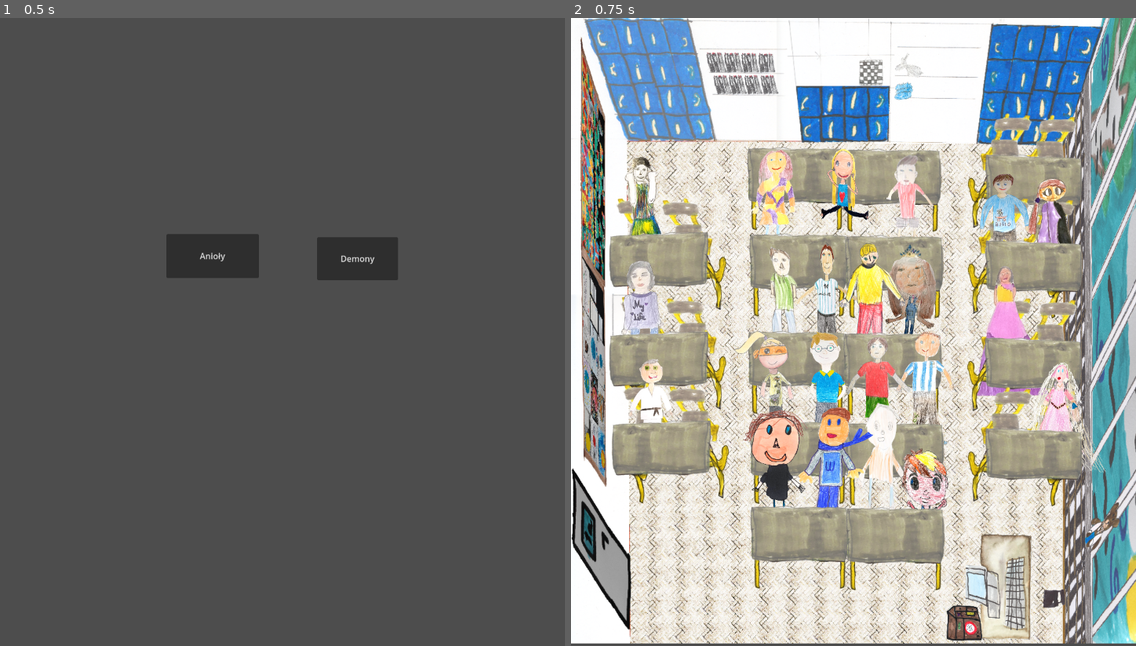
Above: before the commit, frames 1-2 (left to right).
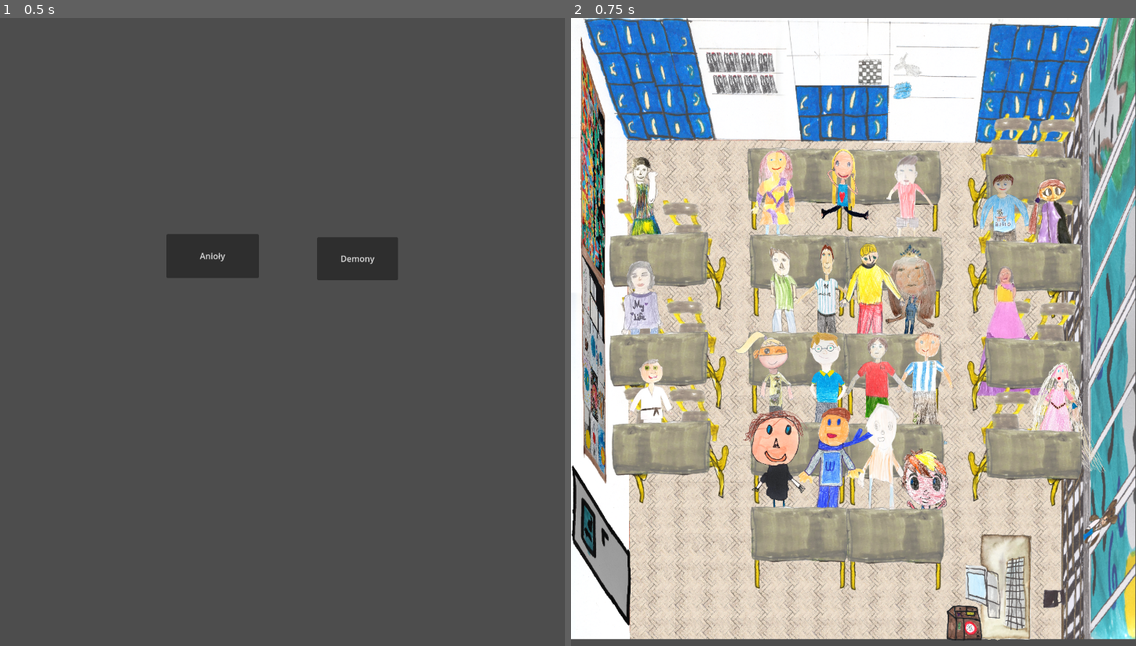
Above: after the commit, the same moments.

Repository: Whyshchuck/Laurka-2026
Game: Godot game, scene res://mode_selection.tscn
The game is run twice, just before and just after one commit, with the same random seed, the same clock (stepped at 60 frames per second) and the same inputs.
Inputs:
- Up to frame 1 (0.5 s): no input
- Up to frame 2 (0.75 s): click "Anioły" at 0.5 s

Frame 1 is identical in both runs. In frame 2, 31% of the frame differs, in the area x 0-100%, y 0-100%.

Commit message:
background update

Diff:
--- a/classroom.tscn
+++ b/classroom.tscn
@@ -72,7 +72,7 @@
 offset_top = -54.0
 offset_right = 1080.0
 offset_bottom = 1410.0
-scale = Vector2(0.996595, 0.836688)
+scale = Vector2(0.993284, 0.831165)
 texture = ExtResource("3_i34hi")
 expand_mode = 4
 
@@ -474,97 +474,77 @@
 [node name="AudioStreamPlayer" type="AudioStreamPlayer" parent="Pupils/Jasiek"]
 stream = ExtResource("25_fslkb")
 
+[node name="DeskCenter3" parent="Pupils" instance=ExtResource("3_dju2y")]
+z_as_relative = false
+position = Vector2(335, 689)
+
+[node name="DeskCenter2" parent="Pupils" instance=ExtResource("3_dju2y")]
+z_as_relative = false
+position = Vector2(338, 503)
+
+[node name="DeskCenter1" parent="Pupils" instance=ExtResource("3_dju2y")]
+z_as_relative = false
+position = Vector2(334, 338)
+
+[node name="DeskCenter4" parent="Pupils" instance=ExtResource("3_dju2y")]
+z_as_relative = false
+position = Vector2(339, 861)
+
+[node name="DeskCenter5" parent="Pupils" instance=ExtResource("3_dju2y")]
+z_as_relative = false
+position = Vector2(340, 1023)
+
+[node name="DeskLeft" parent="Pupils" instance=ExtResource("2_pq1j3")]
+z_as_relative = false
+position = Vector2(69, 489)
+
+[node name="DeskLeft3" parent="Pupils" instance=ExtResource("2_pq1j3")]
+position = Vector2(69, 679)
+
+[node name="DeskLeft4" parent="Pupils" instance=ExtResource("2_pq1j3")]
+position = Vector2(74, 849)
+
+[node name="DeskLeft2" parent="Pupils" instance=ExtResource("4_5aa18")]
+position = Vector2(777, 965)
+collision_layer = 2
+
+[node name="DeskRight" parent="Pupils" instance=ExtResource("5_6e7js")]
+position = Vector2(782, 335)
+
+[node name="DeskRight2" parent="Pupils" instance=ExtResource("5_6e7js")]
+position = Vector2(782, 499)
+
+[node name="DeskRight3" parent="Pupils" instance=ExtResource("5_6e7js")]
+position = Vector2(781, 685)
+
+[node name="DeskRight4" parent="Pupils" instance=ExtResource("5_6e7js")]
+z_as_relative = false
+position = Vector2(782, 858)
+
+[node name="ChairRight1" parent="Pupils" instance=ExtResource("39_fl1xt")]
+position = Vector2(777, 589)
+
+[node name="ChairRight2" parent="Pupils" instance=ExtResource("39_fl1xt")]
+position = Vector2(777, 762)
+
+[node name="ChairRight3" parent="Pupils" instance=ExtResource("39_fl1xt")]
+position = Vector2(776, 239)
+
+[node name="ChairRight4" parent="Pupils" instance=ExtResource("39_fl1xt")]
+position = Vector2(772, 398)
+
+[node name="ChairLeft1" parent="Pupils" instance=ExtResource("40_onxaf")]
+position = Vector2(94, 754)
+
+[node name="ChairLeft2" parent="Pupils" instance=ExtResource("40_onxaf")]
+position = Vector2(89, 586)
+
+[node name="ChairLeft3" parent="Pupils" instance=ExtResource("40_onxaf")]
+position = Vector2(81, 398)
+
 [node name="NavigationRegion2D" type="NavigationRegion2D" parent="."]
 unique_name_in_owner = true
 y_sort_enabled = true
 position = Vector2(2, 0)
 scale = Vector2(1.00378, 0.843547)
 navigation_polygon = SubResource("NavigationPolygon_0hcv4")
-
-[node name="DeskCenter3" parent="NavigationRegion2D" instance=ExtResource("3_dju2y")]
-z_as_relative = false
-position = Vector2(331.747, 816.789)
-scale = Vector2(0.996238, 1.18547)
-
-[node name="DeskCenter2" parent="NavigationRegion2D" instance=ExtResource("3_dju2y")]
-z_as_relative = false
-position = Vector2(334.736, 596.292)
-scale = Vector2(0.996238, 1.18547)
-
-[node name="DeskCenter1" parent="NavigationRegion2D" instance=ExtResource("3_dju2y")]
-z_as_relative = false
-position = Vector2(330.751, 400.689)
-scale = Vector2(0.996238, 1.18547)
-
-[node name="DeskCenter4" parent="NavigationRegion2D" instance=ExtResource("3_dju2y")]
-z_as_relative = false
-position = Vector2(335.732, 1020.69)
-scale = Vector2(0.996238, 1.18547)
-
-[node name="DeskCenter5" parent="NavigationRegion2D" instance=ExtResource("3_dju2y")]
-z_as_relative = false
-position = Vector2(336.728, 1212.74)
-scale = Vector2(0.996238, 1.18547)
-
-[node name="DeskLeft" parent="NavigationRegion2D" instance=ExtResource("2_pq1j3")]
-z_as_relative = false
-position = Vector2(66.7479, 579.695)
-scale = Vector2(0.996238, 1.18547)
-
-[node name="DeskLeft3" parent="NavigationRegion2D" instance=ExtResource("2_pq1j3")]
-position = Vector2(66.7479, 804.935)
-scale = Vector2(0.996238, 1.18547)
-
-[node name="DeskLeft4" parent="NavigationRegion2D" instance=ExtResource("2_pq1j3")]
-position = Vector2(71.7291, 1006.46)
-scale = Vector2(0.996238, 1.18547)
-
-[node name="DeskLeft2" parent="NavigationRegion2D" instance=ExtResource("4_5aa18")]
-position = Vector2(772.084, 1143.98)
-scale = Vector2(0.996238, 1.18547)
-collision_layer = 2
-
-[node name="DeskRight" parent="NavigationRegion2D" instance=ExtResource("5_6e7js")]
-position = Vector2(777.066, 397.133)
-scale = Vector2(0.996238, 1.18547)
-
-[node name="DeskRight2" parent="NavigationRegion2D" instance=ExtResource("5_6e7js")]
-position = Vector2(777.066, 591.55)
-scale = Vector2(0.996238, 1.18547)
-
-[node name="DeskRight3" parent="NavigationRegion2D" instance=ExtResource("5_6e7js")]
-position = Vector2(776.069, 812.047)
-scale = Vector2(0.996238, 1.18547)
-
-[node name="DeskRight4" parent="NavigationRegion2D" instance=ExtResource("5_6e7js")]
-z_as_relative = false
-position = Vector2(777.066, 1017.13)
-scale = Vector2(0.996238, 1.18547)
-
-[node name="ChairRight1" parent="NavigationRegion2D" instance=ExtResource("39_fl1xt")]
-position = Vector2(772.084, 698.242)
-scale = Vector2(0.996238, 1.18547)
-
-[node name="ChairRight2" parent="NavigationRegion2D" instance=ExtResource("39_fl1xt")]
-position = Vector2(772.084, 903.329)
-scale = Vector2(0.996238, 1.18547)
-
-[node name="ChairRight3" parent="NavigationRegion2D" instance=ExtResource("39_fl1xt")]
-position = Vector2(771.088, 283.327)
-scale = Vector2(0.996238, 1.18547)
-
-[node name="ChairRight4" parent="NavigationRegion2D" instance=ExtResource("39_fl1xt")]
-position = Vector2(767.103, 471.817)
-scale = Vector2(0.996238, 1.18547)
-
-[node name="ChairLeft1" parent="NavigationRegion2D" instance=ExtResource("40_onxaf")]
-position = Vector2(91.6539, 893.845)
-scale = Vector2(0.996238, 1.18547)
-
-[node name="ChairLeft2" parent="NavigationRegion2D" instance=ExtResource("40_onxaf")]
-position = Vector2(86.6727, 694.686)
-scale = Vector2(0.996238, 1.18547)
-
-[node name="ChairLeft3" parent="NavigationRegion2D" instance=ExtResource("40_onxaf")]
-position = Vector2(78.7028, 471.817)
-scale = Vector2(0.996238, 1.18547)
Binary file changed: sprites/klasa_2_short_mini.png
Not shown, changed: sprites/klasa_2_short.png
